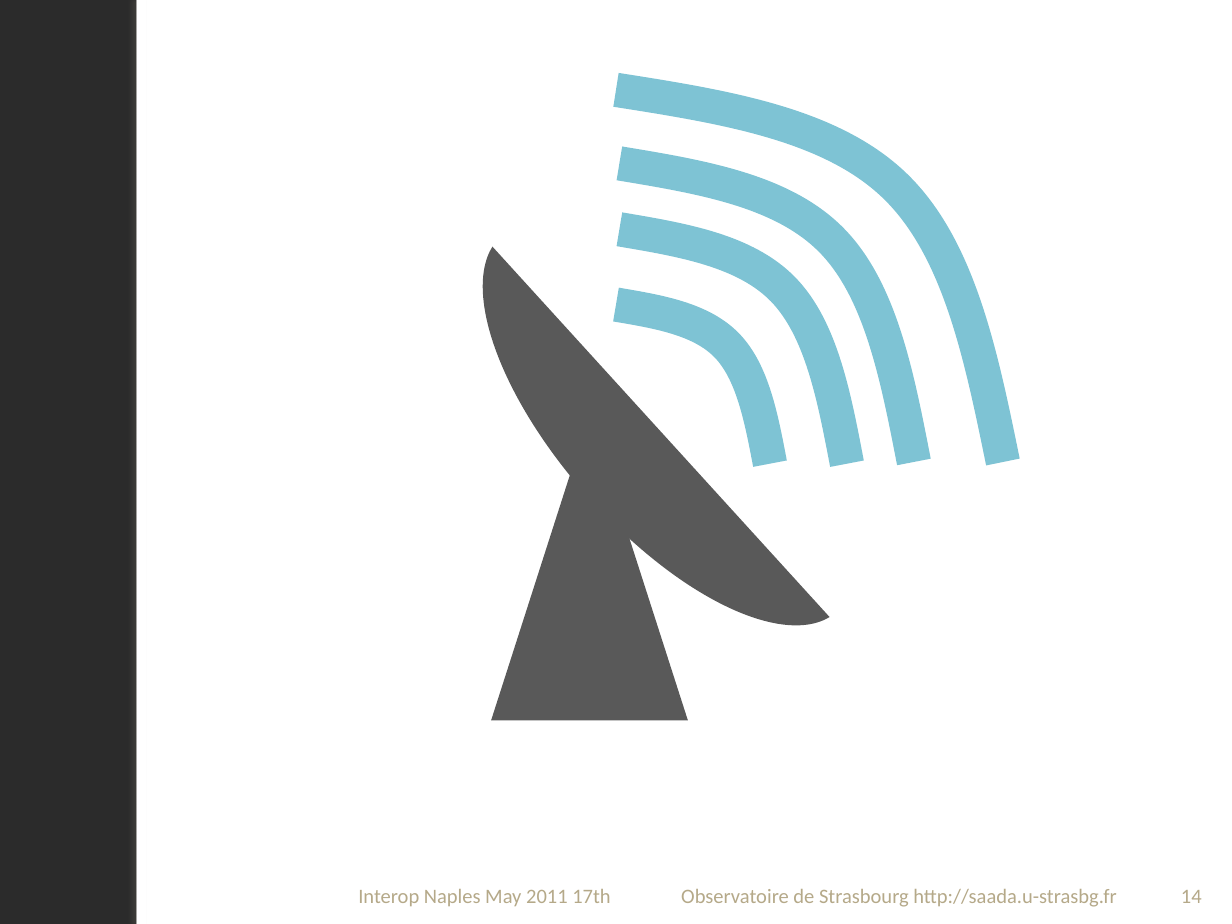
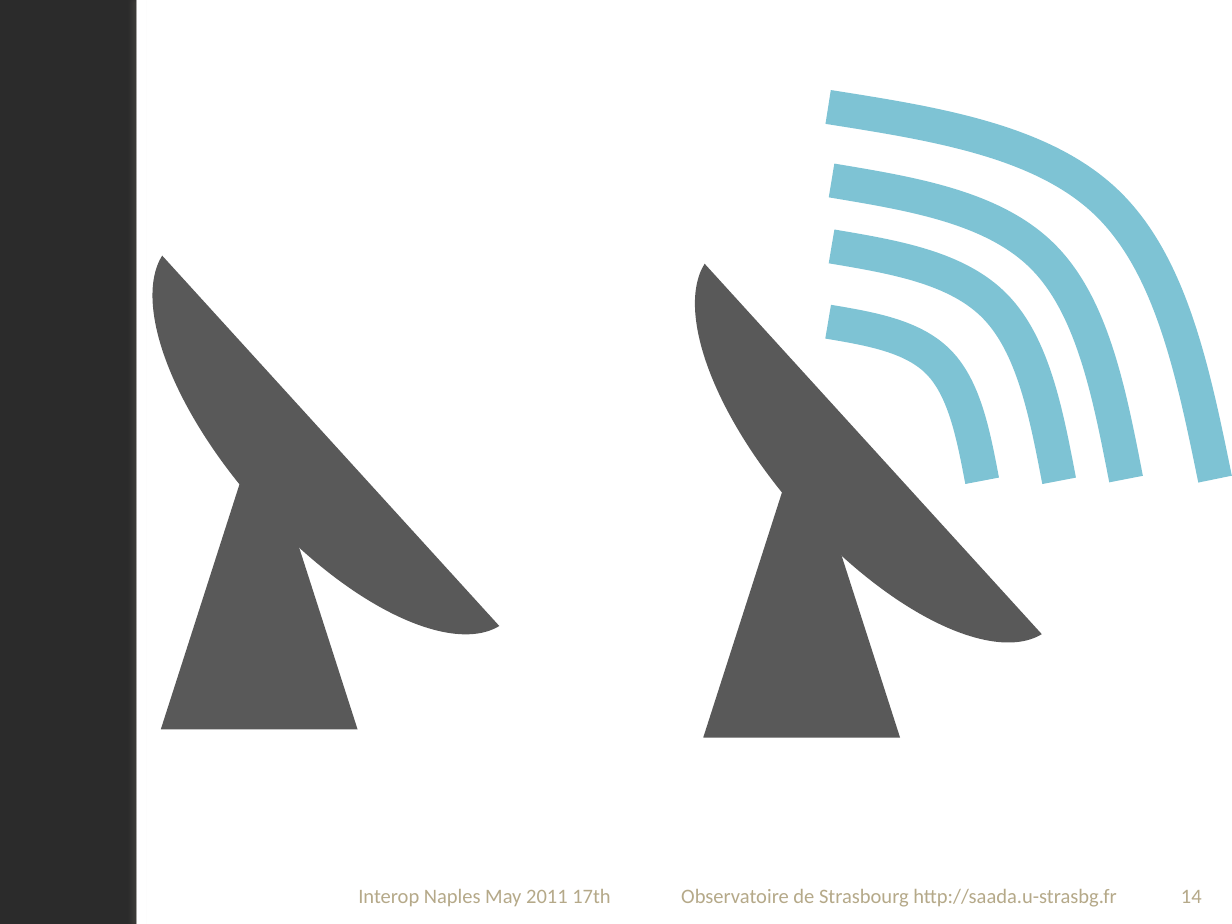
Before and after one commit to lmichel/saada, a slide deck: slide 14 of saadasvn/graphicalstuff/IconSource.pptx. Drawn at 1232x924 pixels with LibreOffice and Linux fonts; fonts in the diff are those of the drawing; background and template pictures are left out; a plain dark background stands for a picture behind light text. Boxes give left, top, right and bottom in pixels: in the first picture for what was removed or moved away, otherwise in the second. Text is boxed around its words. In the diff, an @@ line names an element or a change of style, - is before the commit and + after.

```diff
--- a/saadasvn/graphicalstuff/IconSource.pptx
+++ b/saadasvn/graphicalstuff/IconSource.pptx
@@ chord (boxed as its full ellipse) added at bbox=[90, 172, 588, 694], fill #595959 @@
@@ freeform shape: place and size @@
-freeform shape at bbox=[616, 304, 770, 463]
+freeform shape at bbox=[828, 322, 982, 480]
@@ triangle added at bbox=[161, 423, 359, 729], fill #595959 @@
@@ 3 freeform shapes, 1 chord (boxed as its full ellipse), 1 triangle: place and size @@
-3 freeform shapes, 1 chord (boxed as its full ellipse), 1 triangle at bbox=[421, 90, 1003, 721]
+3 freeform shapes, 1 chord (boxed as its full ellipse), 1 triangle at bbox=[632, 107, 1215, 738]
```
